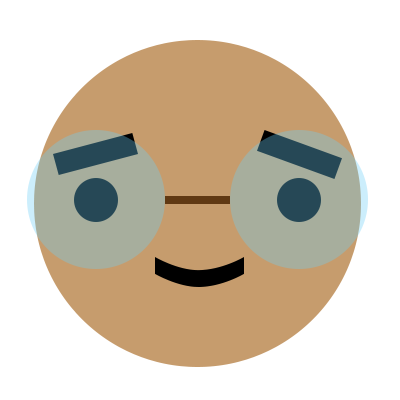
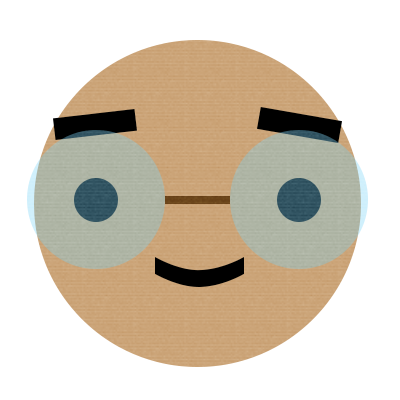
Before/after of a 400 x 400 layered artwork. What changed in the layer stack:
painted on "Rectangle 2", unmasked it over [27, 40, 368, 367]
removed layer "Ellipse 1 copy" (was 35%) over [230, 130, 368, 269]
removed layer "Ellipse 1" (was 35%) over [27, 130, 165, 269]
removed layer "Rectangle 4" over [155, 257, 244, 287]
removed layer "Rectangle 3 copy" over [257, 130, 342, 179]
removed layer "Rectangle 3" over [53, 133, 138, 175]
removed layer "Ellipse 2 copy" over [277, 178, 321, 222]
removed layer "Ellipse 2" over [74, 178, 118, 222]
removed layer "Ellipse 3" over [34, 40, 361, 367]
